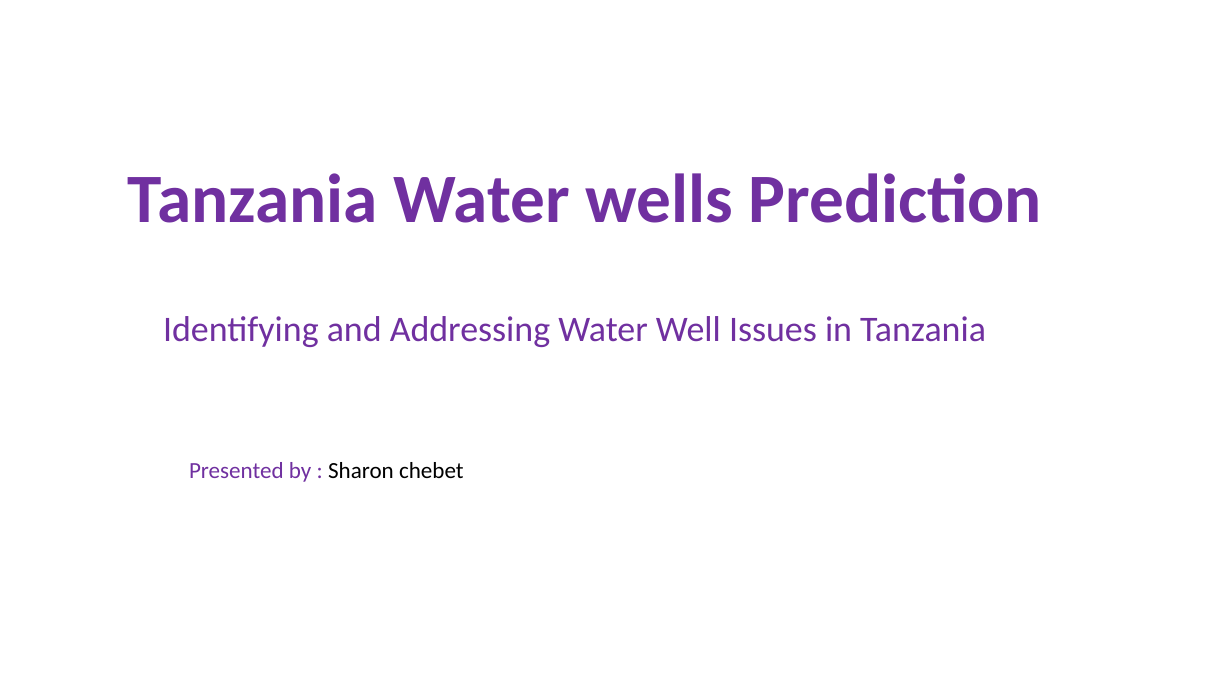
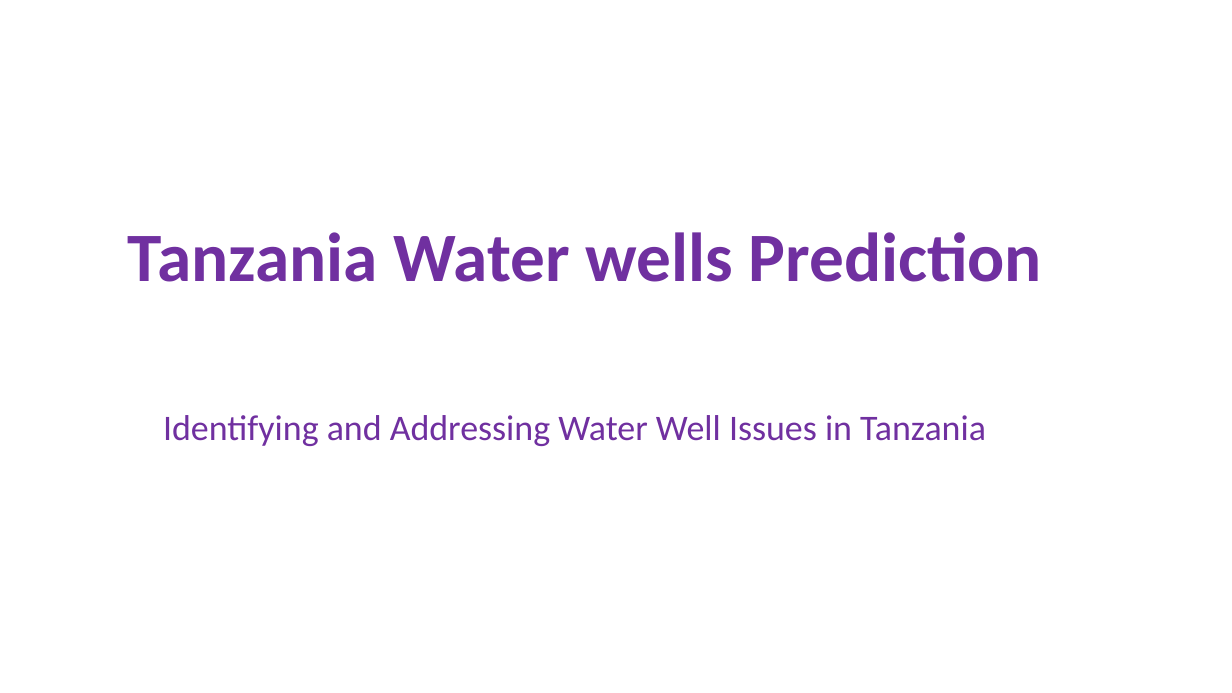
Before and after one commit to Sharon-Chebet/DS_Project_Phase_3, a slide deck: slide 1 of Sharon-Chebet Project.pptx. Drawn at 1232x693 pixels with LibreOffice and Linux fonts; fonts in the diff are those of the drawing. Boxes give left, top, right and bottom in pixels: in the first picture for what was removed or moved away, otherwise in the second. Text is boxed around its words. In the diff, an @@ line names an element or a change of style, - is before the commit and + after.

```diff
--- a/Sharon-Chebet Project.pptx
+++ b/Sharon-Chebet Project.pptx
@@ title "Tanzania Water wells Prediction": place and size @@
-title "Tanzania Water wells Prediction" at <box>128,173,1042,223</box>
+title "Tanzania Water wells Prediction" at <box>128,232,1042,282</box>
@@ text "Identifying and Addressing Water Well ...": place and size @@
-text "Identifying and Addressing Water Well ..." at <box>163,316,986,347</box>
+text "Identifying and Addressing Water Well ..." at <box>163,415,986,446</box>
@@ text removed at <box>189,462,464,482</box> @@
-Presented by : Sharon chebet
```
Also in this commit, not shown: 26 other files.
